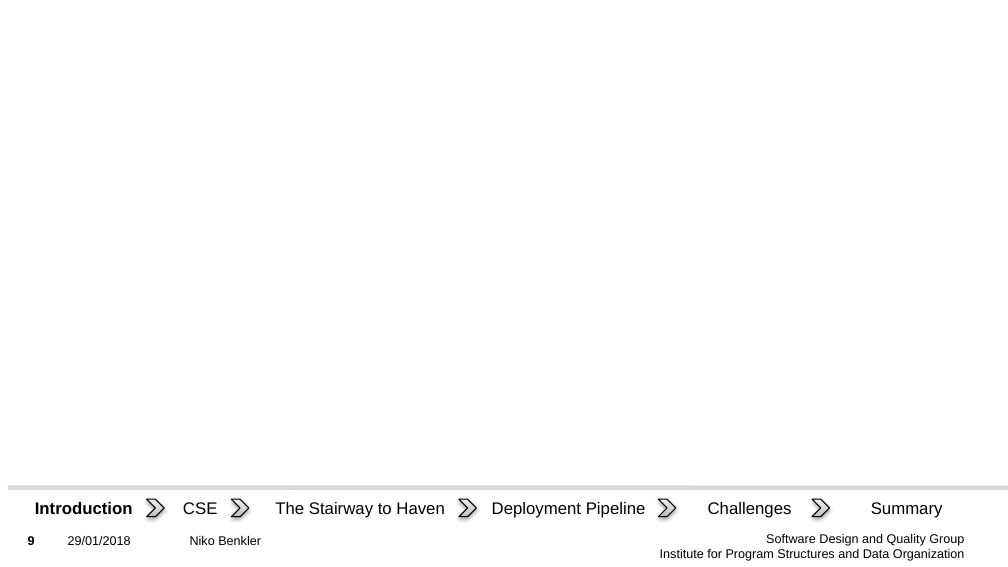
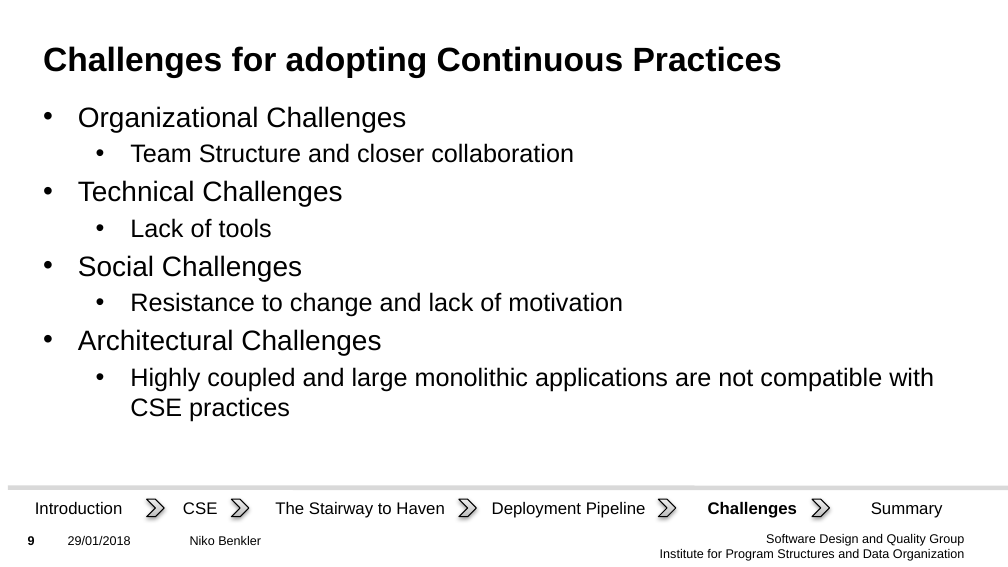
Before and after one commit to Benkler/Proseminar, a slide deck: slide 9 of Präsentation/Präsentation.pptx. Drawn at 1008x567 pixels with LibreOffice and Linux fonts; fonts in the diff are those of the drawing; background and template pictures are left out. Boxes give left, top, right and bottom in pixels: in the first picture for what was removed or moved away, otherwise in the second. Text is boxed around its words. In the diff, an @@ line names an element or a change of style, - is before the commit and + after.

```diff
--- a/Präsentation/Präsentation.pptx
+++ b/Präsentation/Präsentation.pptx
@@ title added at box(43, 46, 782, 78), 24 pt, text #000000, bold @@
+Challenges for adopting Continuous Practices
@@ text added at box(78, 106, 934, 422), 18 pt, text #000000 @@
+• Organizational Challenges
+  • Team Structure and closer collaboration
+• Technical Challenges
+  • Lack of tools
+• Social Challenges
+  • Resistance to change and lack of motivation
+• Architectural Challenges
+  • Highly coupled and large monolithic applications are not compatible with CSE practices
@@ text "Introduction" at box(35, 502, 123, 514): bold off @@
@@ text "Challenges" at box(708, 502, 797, 518): bold on @@
```
Also in this commit, not shown: 6 other slides changed, 5 slides removed.
